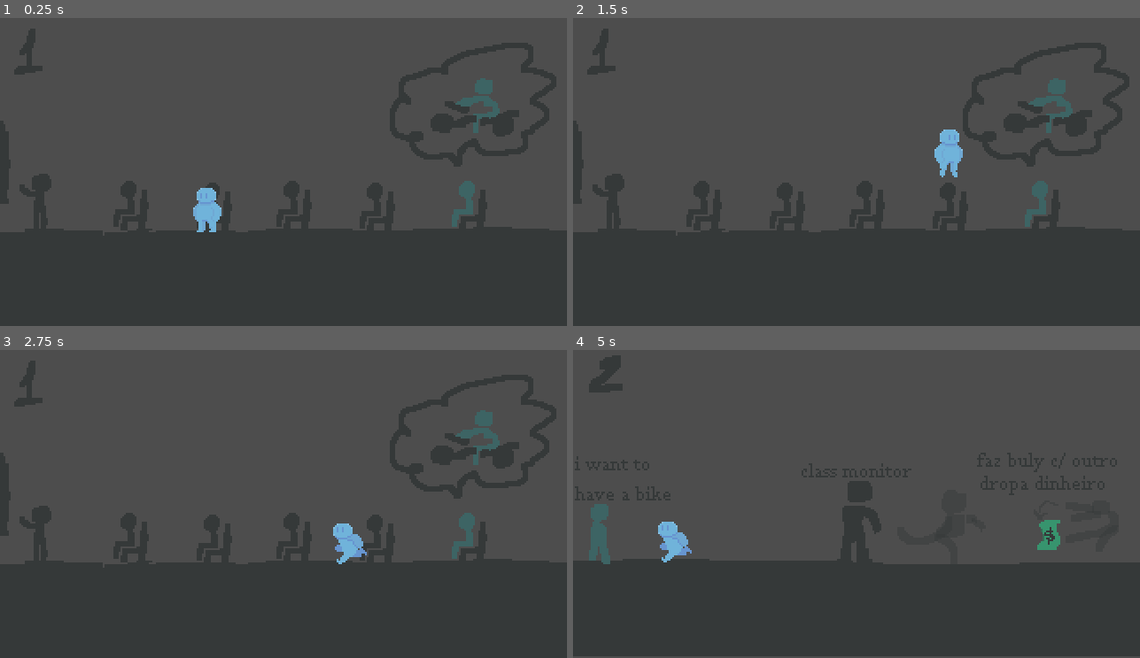
Above: before the commit, frames 1-4 (two rows, left to right).
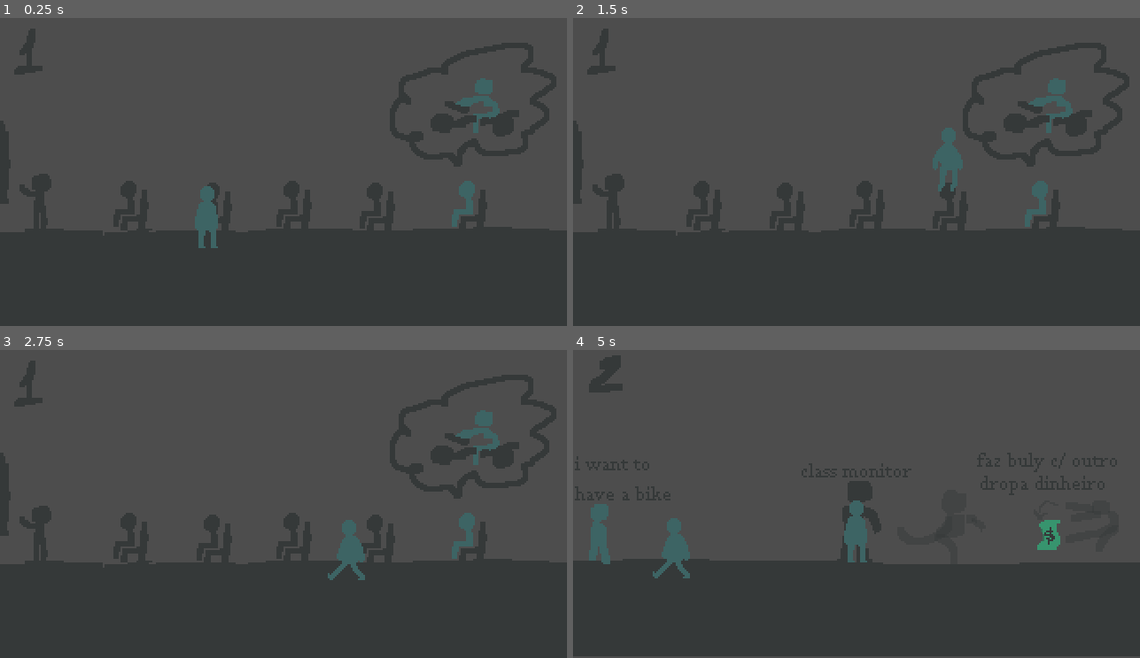
Above: after the commit, the same moments.

Repository: aloefflerj/ldjam58
Game: Godot game, scene res://scenes/Game.tscn
Two runs of this game, one before a commit and one after it. Both use one fixed random seed, a clock stepped at 60 frames per second and the inputs below.
Inputs:
- Up to frame 1 (0.25 s): no input
- Up to frame 2 (1.5 s): tap Enter at 0.5 s; hold D (right) from 0.53 s (still down); tap Up (jump) at 0.6, 0.77, 1.07, 1.35 s
- Up to frame 3 (2.75 s): tap Up (jump) at 1.52, 1.82, 2.1 s; release D (right) at 2.03 s; hold A (left) from 2.03 s (still down)
- Up to frame 4 (5 s): release A (left) at 2.78 s; hold D (right) 2.78-4.28 s; tap Up (jump) at 2.85, 3.02, 3.32, 3.6, 3.77, 4.07, 4.35, 4.52, 4.82 s; hold A (left) from 4.28 s (still down)

The runs differ from the first frame. In frame 1, 0.6% of the frame differs, in the area x 34-40%, y 54-75%; in frame 2, 0.5%; in frame 3, 0.6%; in frame 4, 1.1%, in the area x 14-52%, y 48-75%.

Commit message:
feat: implements enemy push force

Diff:
--- a/scenes/game.gd
+++ b/scenes/game.gd
@@ -1,6 +1,3 @@
 extends Node2D
 
 @onready var sound_player: AudioStreamPlayer2D = $SoundPlayer
-
-func _ready() -> void:
-	SoundManager.play_clip(sound_player, SoundManager.LEVEL_MUSIC)
--- a/scenes/phase_two.tscn
+++ b/scenes/phase_two.tscn
@@ -1,7 +1,8 @@
-[gd_scene load_steps=6 format=3 uid="uid://di0alpo8jtk85"]
+[gd_scene load_steps=9 format=3 uid="uid://di0alpo8jtk85"]
 
 [ext_resource type="Texture2D" uid="uid://ppqe0wus4uwt" path="res://assets/Placeholder/Levels/level_2.png" id="1_4yk0h"]
 [ext_resource type="PackedScene" uid="uid://b2niru2h553lj" path="res://scenes/player.tscn" id="2_iq40g"]
+[ext_resource type="Texture2D" uid="uid://bguolgyddqms" path="res://assets/Placeholder/Chars/bully.png" id="3_iq40g"]
 
 [sub_resource type="SegmentShape2D" id="SegmentShape2D_4yk0h"]
 
@@ -9,6 +10,10 @@
 size = Vector2(321, 52)
 
 [sub_resource type="CircleShape2D" id="CircleShape2D_4yk0h"]
+
+[sub_resource type="CapsuleShape2D" id="CapsuleShape2D_iq40g"]
+
+[sub_resource type="RectangleShape2D" id="RectangleShape2D_gsc1e"]
 
 [node name="PhaseTwo" type="Node2D"]
 
@@ -47,4 +52,23 @@
 [node name="CollisionShape2D" type="CollisionShape2D" parent="Phase End"]
 shape = SubResource("CircleShape2D_4yk0h")
 
+[node name="Bully" type="Sprite2D" parent="."]
+position = Vector2(160, 102)
+texture = ExtResource("3_iq40g")
+
+[node name="StaticBody2D" type="StaticBody2D" parent="Bully"]
+position = Vector2(0, 4)
+scale = Vector2(0.68, 1.04)
+
+[node name="CollisionShape2D" type="CollisionShape2D" parent="Bully/StaticBody2D"]
+shape = SubResource("CapsuleShape2D_iq40g")
+
+[node name="Repel Spell" type="Area2D" parent="Bully"]
+position = Vector2(-17, 8)
+scale = Vector2(1.77458, 2.16528)
+
+[node name="CollisionShape2D" type="CollisionShape2D" parent="Bully/Repel Spell"]
+shape = SubResource("RectangleShape2D_gsc1e")
+
 [connection signal="body_entered" from="Phase End" to="Player" method="_on_phase_end_body_entered"]
+[connection signal="body_entered" from="Bully/Repel Spell" to="Player" method="_on_repel_spell_body_entered"]
--- a/scenes/player.tscn
+++ b/scenes/player.tscn
@@ -1,75 +1,72 @@
-[gd_scene load_steps=22 format=3 uid="uid://b2niru2h553lj"]
+[gd_scene load_steps=19 format=3 uid="uid://b2niru2h553lj"]
 
 [ext_resource type="Script" uid="uid://dlfkkuydygkxe" path="res://scripts/player.gd" id="1_g2els"]
-[ext_resource type="Texture2D" uid="uid://do3dctu1qnogn" path="res://assets/prop1_jump_fall.png" id="2_dqkch"]
-[ext_resource type="Texture2D" uid="uid://bgvgs6tpufx13" path="res://assets/prop1_idle.png" id="2_qhqgy"]
-[ext_resource type="Texture2D" uid="uid://0dm1uptonku" path="res://assets/prop1_run.png" id="3_dqkch"]
+[ext_resource type="Texture2D" uid="uid://bxwh0lehqyofr" path="res://assets/Player/main-char.png" id="2_g2els"]
 
-[sub_resource type="AtlasTexture" id="AtlasTexture_fulsm"]
-atlas = ExtResource("2_dqkch")
-region = Rect2(32, 0, 32, 32)
+[sub_resource type="AtlasTexture" id="AtlasTexture_qhqgy"]
+atlas = ExtResource("2_g2els")
+region = Rect2(384, 0, 32, 48)
+
+[sub_resource type="AtlasTexture" id="AtlasTexture_dqkch"]
+atlas = ExtResource("2_g2els")
+region = Rect2(416, 0, 32, 48)
 
 [sub_resource type="AtlasTexture" id="AtlasTexture_qlg0r"]
-atlas = ExtResource("2_qhqgy")
-region = Rect2(0, 0, 32, 32)
+atlas = ExtResource("2_g2els")
+region = Rect2(0, 0, 32, 48)
 
 [sub_resource type="AtlasTexture" id="AtlasTexture_tuyoq"]
-atlas = ExtResource("2_qhqgy")
-region = Rect2(32, 0, 32, 32)
+atlas = ExtResource("2_g2els")
+region = Rect2(32, 0, 32, 48)
 
 [sub_resource type="AtlasTexture" id="AtlasTexture_fjrip"]
-atlas = ExtResource("2_qhqgy")
-region = Rect2(64, 0, 32, 32)
+atlas = ExtResource("2_g2els")
+region = Rect2(64, 0, 32, 48)
 
 [sub_resource type="AtlasTexture" id="AtlasTexture_smehm"]
-atlas = ExtResource("2_qhqgy")
-region = Rect2(96, 0, 32, 32)
+atlas = ExtResource("2_g2els")
+region = Rect2(96, 0, 32, 48)
 
 [sub_resource type="AtlasTexture" id="AtlasTexture_ur7pv"]
-atlas = ExtResource("2_qhqgy")
-region = Rect2(128, 0, 32, 32)
-
-[sub_resource type="AtlasTexture" id="AtlasTexture_4r5pv"]
-atlas = ExtResource("2_dqkch")
-region = Rect2(0, 0, 32, 32)
+atlas = ExtResource("2_g2els")
+region = Rect2(320, 0, 32, 48)
 
 [sub_resource type="AtlasTexture" id="AtlasTexture_y4r1p"]
-atlas = ExtResource("3_dqkch")
-region = Rect2(0, 0, 32, 32)
+atlas = ExtResource("2_g2els")
+region = Rect2(352, 0, 32, 48)
 
 [sub_resource type="AtlasTexture" id="AtlasTexture_d2wvv"]
-atlas = ExtResource("3_dqkch")
-region = Rect2(32, 0, 32, 32)
+atlas = ExtResource("2_g2els")
+region = Rect2(128, 0, 32, 48)
 
 [sub_resource type="AtlasTexture" id="AtlasTexture_3v2ag"]
-atlas = ExtResource("3_dqkch")
-region = Rect2(64, 0, 32, 32)
+atlas = ExtResource("2_g2els")
+region = Rect2(160, 0, 32, 48)
 
 [sub_resource type="AtlasTexture" id="AtlasTexture_jej6c"]
-atlas = ExtResource("3_dqkch")
-region = Rect2(96, 0, 32, 32)
+atlas = ExtResource("2_g2els")
+region = Rect2(192, 0, 32, 48)
 
 [sub_resource type="AtlasTexture" id="AtlasTexture_f1ej7"]
-atlas = ExtResource("3_dqkch")
-region = Rect2(128, 0, 32, 32)
+atlas = ExtResource("2_g2els")
+region = Rect2(224, 0, 32, 48)
 
 [sub_resource type="AtlasTexture" id="AtlasTexture_oprun"]
-atlas = ExtResource("3_dqkch")
-region = Rect2(160, 0, 32, 32)
+atlas = ExtResource("2_g2els")
+region = Rect2(256, 0, 32, 48)
 
 [sub_resource type="AtlasTexture" id="AtlasTexture_a8ls1"]
-atlas = ExtResource("3_dqkch")
-region = Rect2(192, 0, 32, 32)
-
-[sub_resource type="AtlasTexture" id="AtlasTexture_qfm1y"]
-atlas = ExtResource("3_dqkch")
-region = Rect2(224, 0, 32, 32)
+atlas = ExtResource("2_g2els")
+region = Rect2(288, 0, 32, 48)
 
 [sub_resource type="SpriteFrames" id="SpriteFrames_fulsm"]
 animations = [{
 "frames": [{
 "duration": 1.0,
-"texture": SubResource("AtlasTexture_fulsm")
+"texture": SubResource("AtlasTexture_qhqgy")
+}, {
+"duration": 1.0,
+"texture": SubResource("AtlasTexture_dqkch")
 }],
 "loop": true,
 "name": &"fall",
@@ -87,9 +84,6 @@
 }, {
 "duration": 1.0,
 "texture": SubResource("AtlasTexture_smehm")
-}, {
-"duration": 1.0,
-"texture": SubResource("AtlasTexture_ur7pv")
 }],
 "loop": true,
 "name": &"idle",
@@ -97,16 +91,16 @@
 }, {
 "frames": [{
 "duration": 1.0,
-"texture": SubResource("AtlasTexture_4r5pv")
+"texture": SubResource("AtlasTexture_ur7pv")
+}, {
+"duration": 1.0,
+"texture": SubResource("AtlasTexture_y4r1p")
 }],
 "loop": true,
 "name": &"jump",
 "speed": 5.0
 }, {
 "frames": [{
-"duration": 1.0,
-"texture": SubResource("AtlasTexture_y4r1p")
-}, {
 "duration": 1.0,
 "texture": SubResource("AtlasTexture_d2wvv")
 }, {
@@ -124,9 +118,6 @@
 }, {
 "duration": 1.0,
 "texture": SubResource("AtlasTexture_a8ls1")
-}, {
-"duration": 1.0,
-"texture": SubResource("AtlasTexture_qfm1y")
 }],
 "loop": true,
 "name": &"run",
--- a/scripts/player.gd
+++ b/scripts/player.gd
@@ -30,10 +30,10 @@
 		velocity.x = move_toward(velocity.x, 0, SPEED)
 
 	if velocity.x > 0:
-		animated_sprite_2d.flip_h = true
+		animated_sprite_2d.flip_h = false
 
 	if velocity.x < 0:
-		animated_sprite_2d.flip_h = false
+		animated_sprite_2d.flip_h = true
 
 	## Example of iteraction between player and a rigid body 2d
 	var collision: KinematicCollision2D = get_last_slide_collision()
@@ -89,3 +89,7 @@
 
 func _on_phase_end_body_entered(_body: Node2D) -> void:
 	get_tree().call_deferred("change_scene_to_file", phase_path)
+
+
+func _on_repel_spell_body_entered(_body: Node2D) -> void:
+	velocity = Vector2(-5000, -5)
Binary file added: assets/Placeholder/Chars/bully.png
Not shown, added: assets/Placeholder/Chars/bully.png.import
Binary file added: assets/Player/main-char.png
Not shown, added: assets/Player/main-char.png.import
